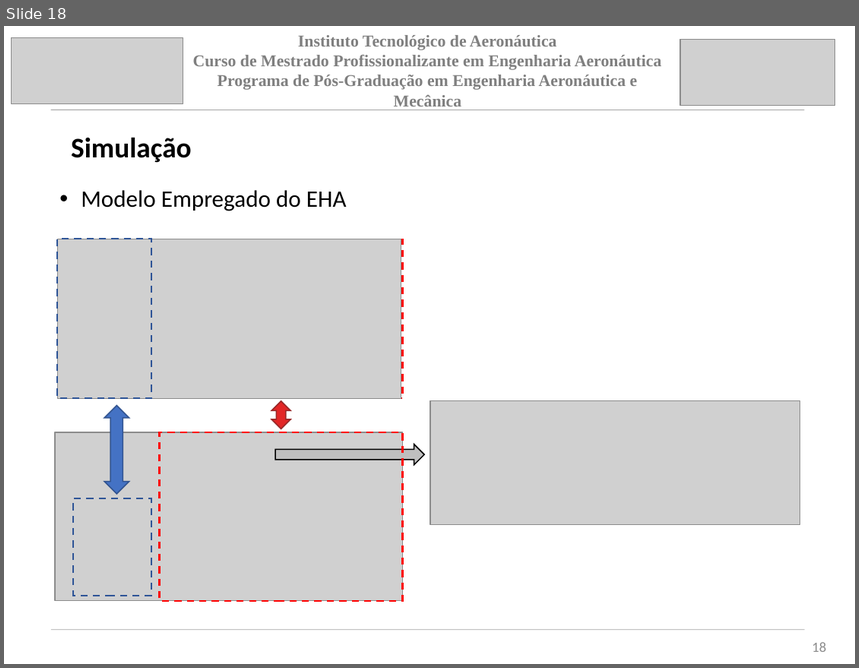
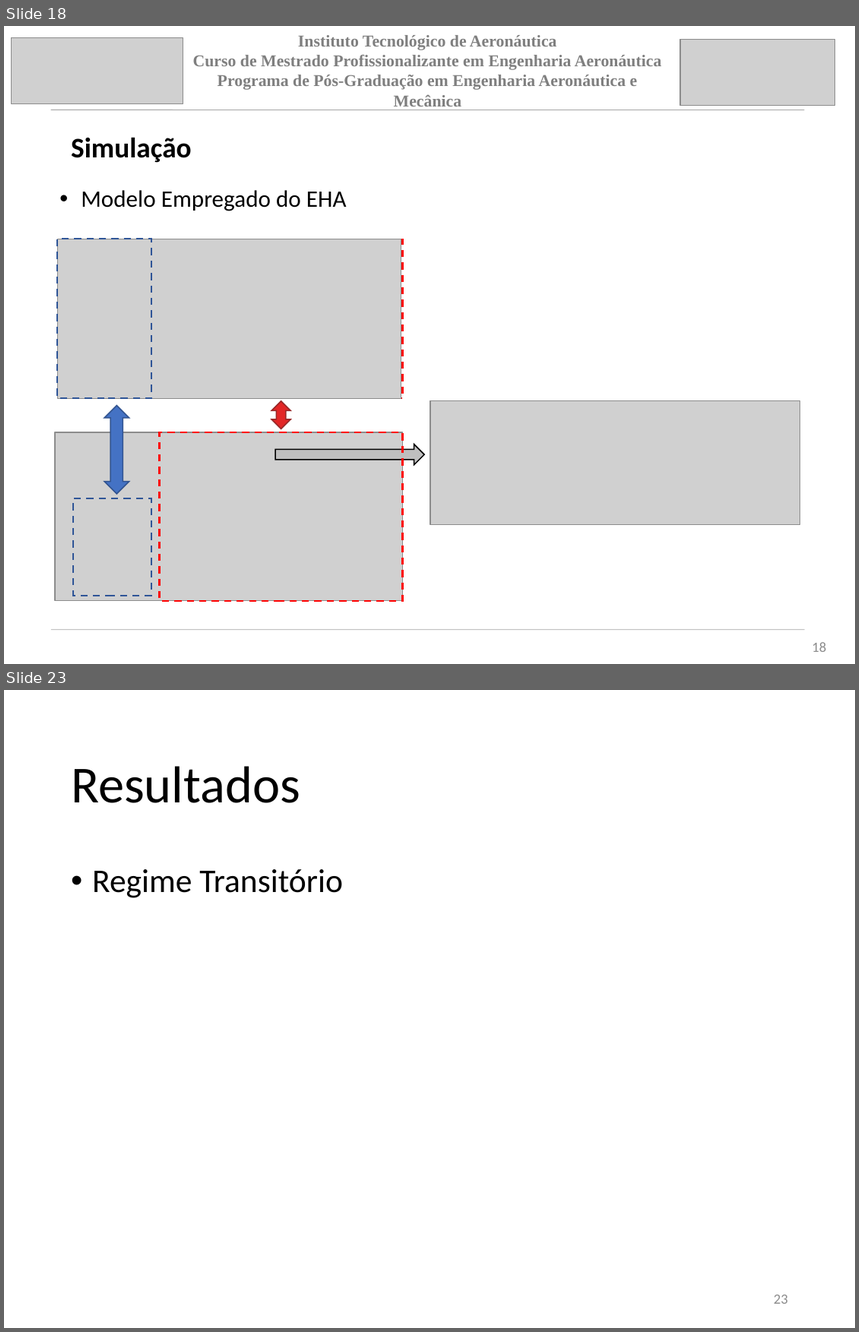
Before and after one commit to jpsoliv/MestradoJPSO, a slide deck: Apresentação/Apresentação_baixo_nivel.pptx. Shown one above the other, each under a label of ours: slide 18 before the commit, slides 18 and 23 after it; the slides between them are not shown. The pictures are 859x668 and 859x1332 pixels, drawn with LibreOffice and Linux fonts; fonts in the diff are those of the drawing; grey boxes stand for pictures. Boxes give left, top, right and bottom in pixels: in the first picture for what was removed or moved away, otherwise in the second. Text is boxed around its words. In the diff, an @@ line names an element or a change of style, - is before the commit and + after.

```diff
--- a/Apresentação/Apresentação_baixo_nivel.pptx
+++ b/Apresentação/Apresentação_baixo_nivel.pptx
@@ slide 23 added at (4,690,855,1328), background #FFFFFF @@
@@ title added at (71,766,300,803), 44 pt, text #000000 @@
+Resultados
@@ text added at (92,869,343,898), 28 pt, text #000000 @@
+• Regime Transitório
@@ page number added at (774,1295,788,1304), 12 pt, text #8C8C8C @@
+23
```
Also in this commit, not shown: 2 slides changed, 6 other slides added, 7 slides removed, 2 other files.
